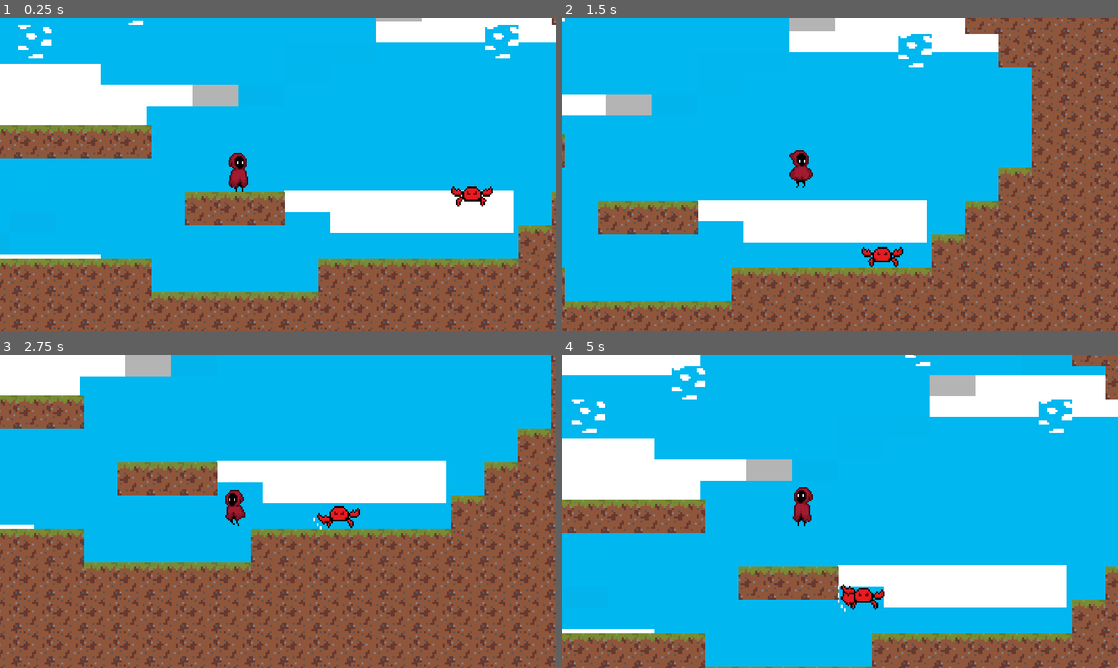
Above: before the commit, frames 1-4 (two rows, left to right).
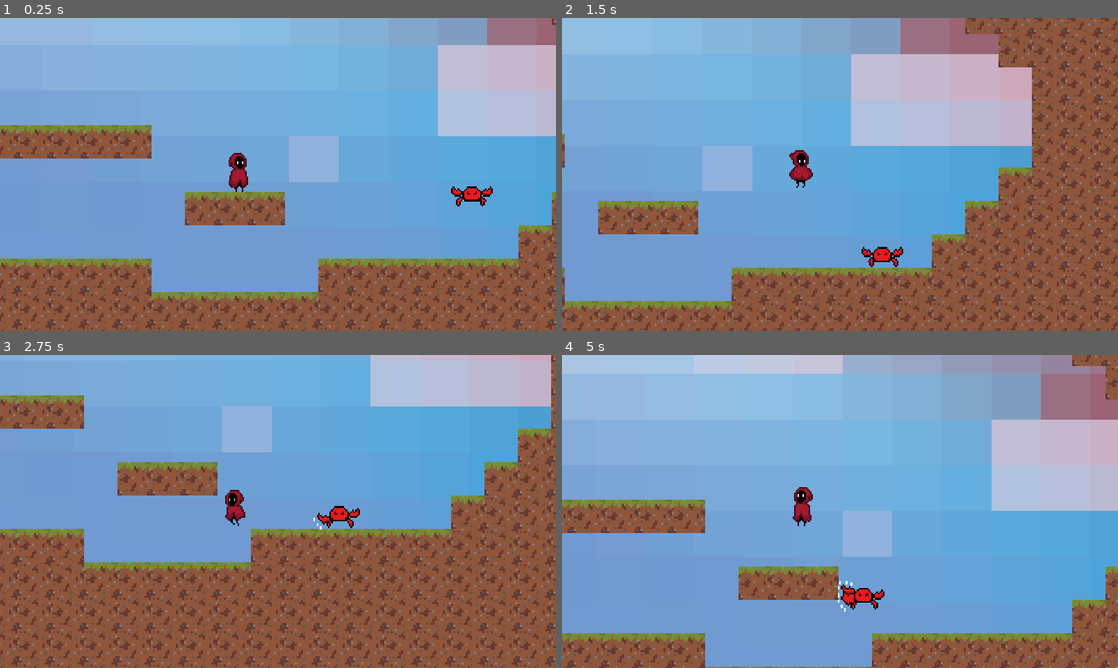
Above: after the commit, the same moments.

Repository: yeegz/Fallen-Asteri
Game: Godot game, scene res://scene.tscn
The game is run twice, just before and just after one commit, with the same random seed, the same clock (stepped at 60 frames per second) and the same inputs. This scene is started directly instead of the project's main scene.
Inputs:
- Up to frame 1 (0.25 s): no input
- Up to frame 2 (1.5 s): tap Enter (ui_accept) at 0.5, 0.77 s; hold Right (ui_right) from 0.53 s (still down)
- Up to frame 3 (2.75 s): tap Enter (ui_accept) at 1.52 s; release Right (ui_right) at 2.03 s; hold Left (ui_left) from 2.03 s (still down)
- Up to frame 4 (5 s): release Left (ui_left) at 2.78 s; hold Right (ui_right) 2.78-4.28 s; tap Enter (ui_accept) at 3.02, 3.77, 4.52 s; hold Left (ui_left) from 4.28 s (still down)

The runs differ from the first frame. In frame 1, 74% of the frame differs, in the area x 0-100%, y 0-88%; in frame 2, 63%; in frame 3, 50%; in frame 4, 85%, in the area x 0-100%, y 0-100%.

Commit message:
change background

Diff:
--- a/scene.tscn
+++ b/scene.tscn
@@ -5,8 +5,8 @@
 [ext_resource type="Texture2D" uid="uid://bjnr7ys4qs6kt" path="res://Temporary Files/pixil-frame-0-3.png" id="3_jvkg3"]
 [ext_resource type="Texture2D" uid="uid://qlbgwdylyusy" path="res://Temporary Files/pixil-frame-0.png" id="4_36fch"]
 [ext_resource type="PackedScene" uid="uid://c8br3cr26rf1a" path="res://Scenes/character_body_2d.tscn" id="4_uge1f"]
+[ext_resource type="Texture2D" uid="uid://2rqir35s8a7y" path="res://Temporary Files/pixil-frame-0-4.png" id="5_8ijnm"]
 [ext_resource type="PackedScene" uid="uid://bbttsnhtdb1k5" path="res://Scenes/enemy_12d.tscn" id="5_qhj3c"]
-[ext_resource type="Texture2D" uid="uid://dq6yre8hxhy4g" path="res://Temporary Files/pixil-frame-0-2.png" id="5_x83yh"]
 
 [sub_resource type="TileSetAtlasSource" id="TileSetAtlasSource_jovnk"]
 texture = ExtResource("1_jjdho")
@@ -48,14 +48,16 @@
 scale = Vector2(4, 4)
 tile_set = SubResource("TileSet_6lngs")
 format = 2
-layer_0/tile_data = PackedInt32Array(655360, 0, 0, 655361, 0 …(469 unchanged characters)… 7686, 1, 0, 327685, 1, 0, 327684, 1, 0, 393216, 2, 0, 131075, 2, 0, 13, 2, 0, 65536, 0, 0, 131089, 2, 0, 65542, 2, 0, 720913, 0, 0, 720912, 0, 0, 720911, …(3056 unchanged characters)…
+layer_0/tile_data = PackedInt32Array(655360, 0, 0, 655361, 0 …(469 unchanged characters)… 7686, 1, 0, 327685, 1, 0, 327684, 1, 0, 65536, 0, 0, 720913, 0, 0, 720912, 0, 0, 720911, …(3056 unchanged characters)…
 
 [node name="TextureRect" type="TextureRect" parent="."]
 show_behind_parent = true
 texture_filter = 1
-offset_right = 1406.0
-offset_bottom = 649.0
-texture = ExtResource("5_x83yh")
+offset_left = -47.0
+offset_top = -535.0
+offset_right = 1472.0
+offset_bottom = 868.0
+texture = ExtResource("5_8ijnm")
 
 [node name="CharacterBody2D" parent="." instance=ExtResource("4_uge1f")]
 position = Vector2(563, 351)
Binary file added: Temporary Files/pixil-frame-0-4.png
Not shown: 1 places in main menu.tscn that only renumber resources
